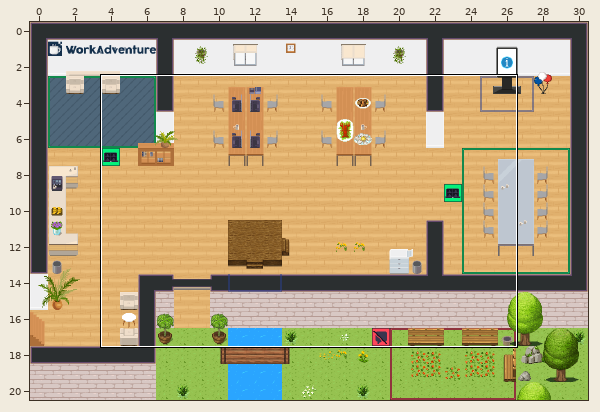
Two states of a Tiled map (JSON), office.tmj. Above: a wide view before the commit, with the close-up outlined.
Close-up. Before:
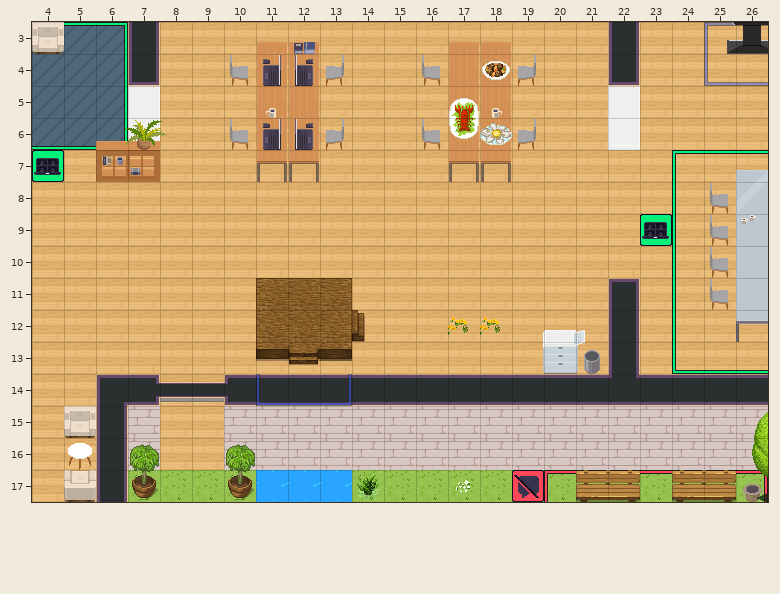
Cells are 32x32 px. Shown: x 4..26, y 3..17.
Once edited:
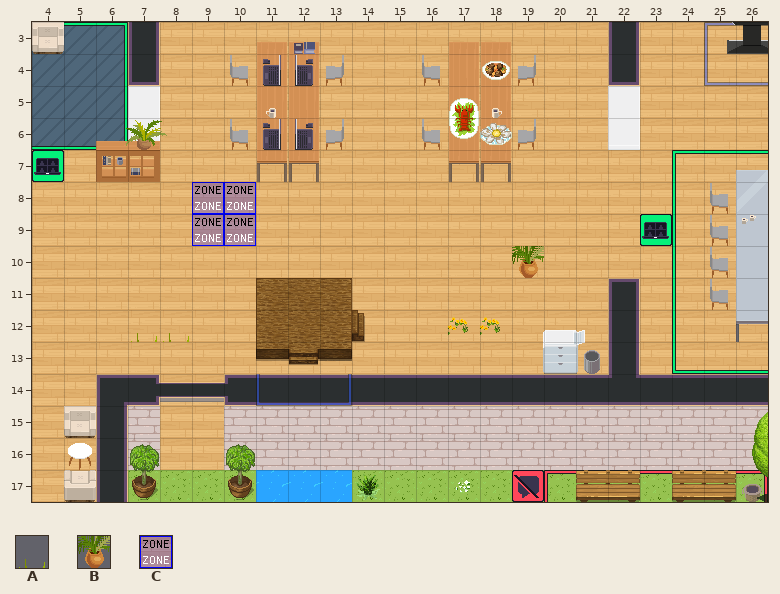
Key: from "WA_Decoration": A 64, B 85; from "WA_Special_Zones": C 7.
_ is an empty cell.
Tiles of an added or newly shown layer are drawn over the layers below it.
See-through tiles are keyed as they look on the map.
Difference:
Layer "furniture/activate" (added):
y 8..9: x 9..10 __ -> CC
y 10: x 19 _ -> B
y 12: x 7..8 __ -> AA
Where, in picture pixels (left, top, right, bottom), the same in both close-ups:
added: (192, 182, 256, 246)
added: (512, 246, 544, 278)
added: (131, 333, 189, 342)
